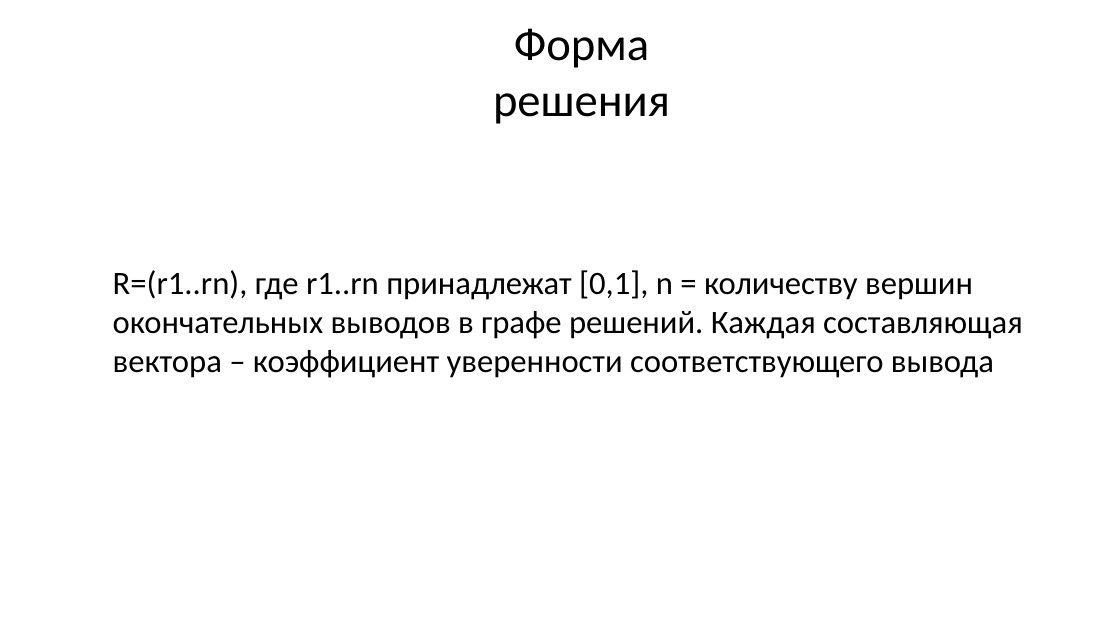
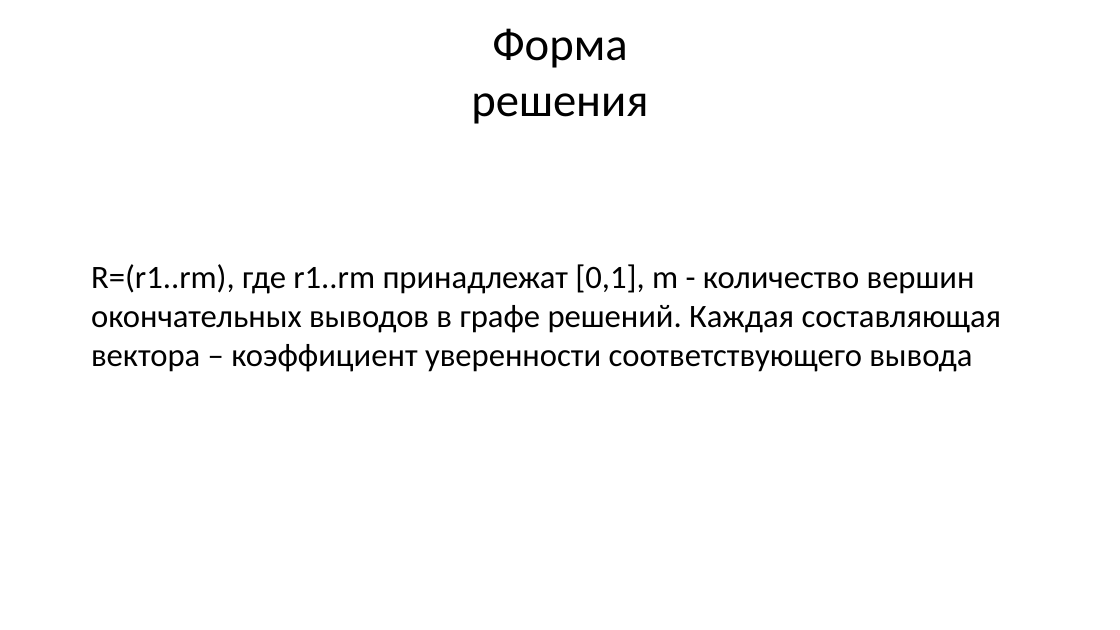
Before and after one commit to sevoster/hybrid-decision-making-system, a slide deck: slide 14 of docs/Синтетическая Презентация.pptx. Drawn at 1120x630 pixels with LibreOffice and Linux fonts; fonts in the diff are those of the drawing. Boxes give left, top, right and bottom in pixels: in the first picture for what was removed or moved away, otherwise in the second. Text is boxed around its words. In the diff, an @@ line names an element or a change of style, - is before the commit and + after.

```diff
--- a/docs/Синтетическая Презентация.pptx
+++ b/docs/Синтетическая Презентация.pptx
@@ text "Форма решения": place and size @@
-text "Форма решения" at (493, 28, 670, 124)
+text "Форма решения" at (471, 28, 648, 124)
@@ text at (91, 264, 1002, 372): text changed @@
-R=(r1..rn), где r1..rn принадлежат [0,1], n = количеству вершин окончательных выводов в графе решений. Каждая составляющая вектора – коэффициент уверенности соответствующего вывода
+R=(r1..rm), где r1..rm принадлежат [0,1], m - количество вершин окончательных выводов в графе решений. Каждая составляющая вектора – коэффициент уверенности соответствующего вывода
```
Also in this commit, not shown: 14 other slides changed, 9 slides added, 6 slides removed, 8 other files.
